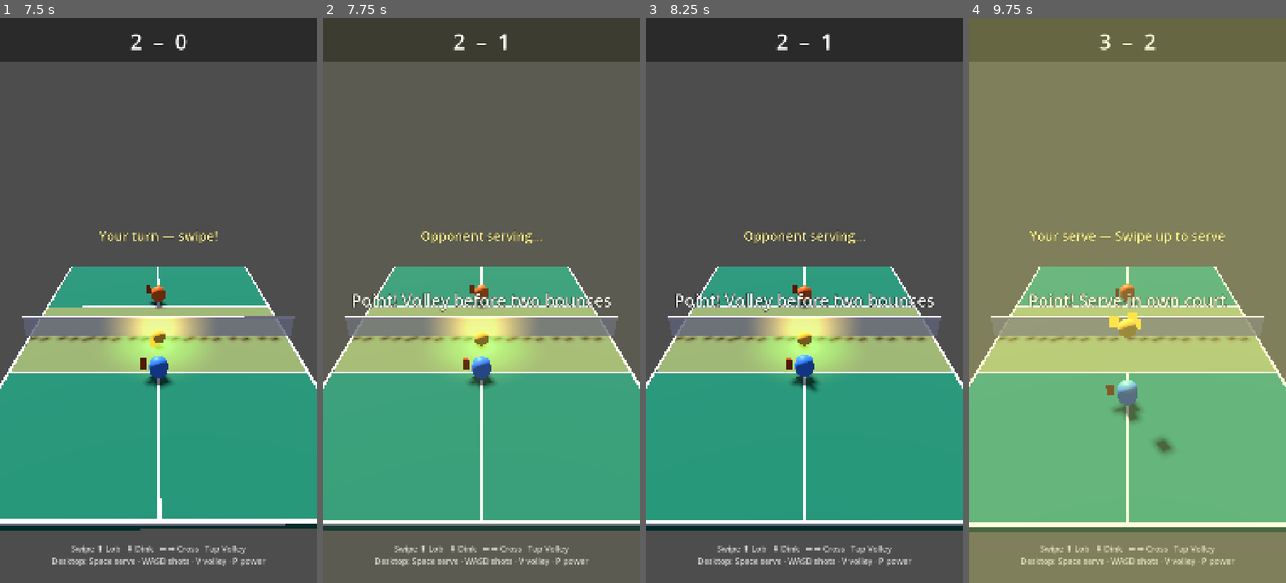
Above: before the commit, frames 1-4 (left to right).
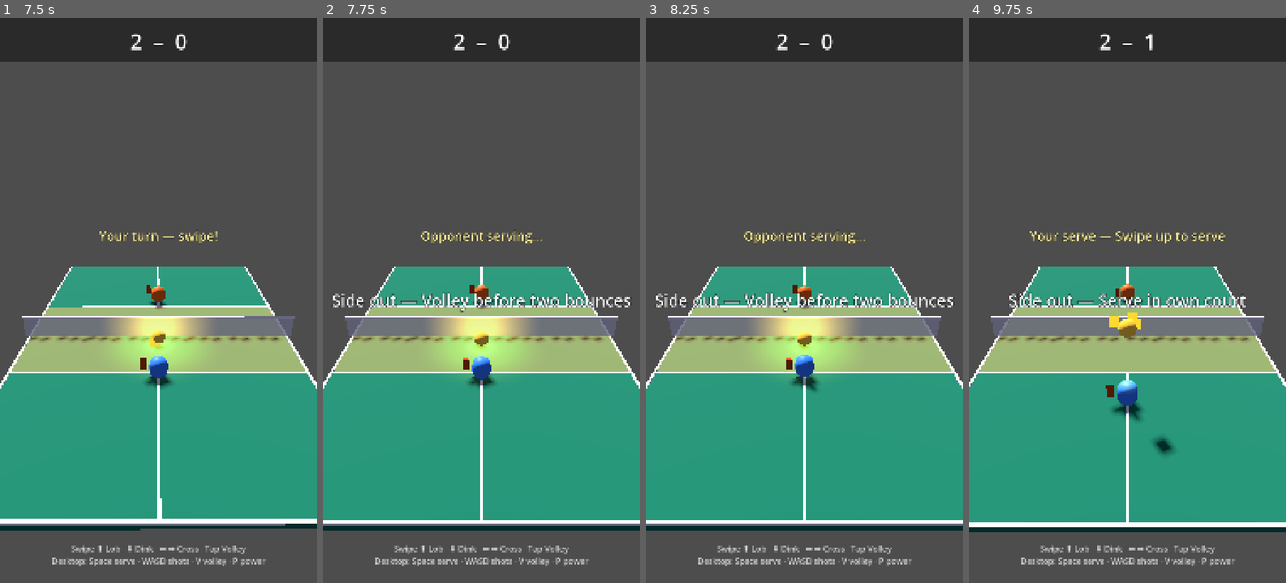
Above: after the commit, the same moments.

Repository: altafhssn/pickleball
Game: Godot game, scene res://scenes/Main.tscn
Same seed, same stepped clock (60 frames per second), same inputs: the game is played once before the commit and once after it.
Inputs (mouse positions are in pixels of both pictures, inside the frame that each line leads up to):
- Up to frame 1 (7.5 s): click "▶ Quick Match" at 0.5 s; tap Enter at 1.25 s; move the mouse to (228, 272) at 1.27 s; hold Right 1.28-2 s; tap V every 1.5 s from 1.35 to 7.35 s; click (228, 272) at 1.42 s; tap Space at 1.52, 4.52 s; drag from (95, 328) to (142, 413) at 2.02 s; move the mouse to (190, 176) at 2.77 s; hold Right 2.78-3.5 s; drag from (142, 413) to (63, 215) at 3.52 s; move the mouse to (253, 385) at 4.27 s; hold Left 4.28-5 s; drag from (63, 215) to (110, 159) at 5.02 s; move the mouse to (174, 300) at 5.77 s; hold Down 5.78-6.5 s; click (174, 300) at 5.92 s; drag from (110, 159) to (95, 328) at 6.52 s; move the mouse to (228, 272) at 7.27 s; hold Up from 7.28 s (still down)
- Up to frame 2 (7.75 s): keep holding Up; tap Space at 7.52 s
- Up to frame 3 (8.25 s): release Up at 8 s; drag from (741, 328) to (788, 413) at 8.02 s
- Up to frame 4 (9.75 s): move the mouse to (1159, 176) at 8.77 s; hold Down 8.78-9.5 s; tap V at 8.85 s; drag from (1111, 413) to (1032, 215) at 9.52 s

Frame 1 is identical in both runs. In frame 2, 1.6% of the frame differs, in the area x 2-98%, y 2-53%; in frame 3, 1.5%; in frame 4, 99%, in the area x 0-100%, y 0-100%.

Commit message:
[rules] Side-out scoring for singles
Previously every rally awarded a point to the winner (rally scoring).
Real recreational pickleball is side-out: only the serving side can
score. If the receiver wins the rally, no point — the serve just
transfers ("side out").

MatchManager:
- award_point_from_rally now routes: winner == current_server →
  _award_point (1 point, server alternates court based on parity of
  their new score); else → _handle_side_out (serve transfers to
  receiver, no point, side determined by receiver's score parity).
- New side_out signal so Main can announce + queue next serve
  without the score-update path.
- is_doubles branch keeps the old rally-scoring behavior for now —
  doubles needs first/second-server numbering (still a TODO).

Main:
- Connect side_out → _on_side_out: announce "Side out — <reason>",
  short pause, then queue the new server's first serve.

Co-Authored-By: Claude Opus 4.7 <noreply@anthropic.com>

Diff:
--- a/scripts/Main.gd
+++ b/scripts/Main.gd
@@ -73,6 +73,7 @@
 	EventBus.drag_detected.connect(_on_drag)
 	ai_manager.ai_shot_selected.connect(_on_ai_shot_selected)
 	match_manager.point_awarded.connect(_on_point_awarded)
+	match_manager.side_out.connect(_on_side_out)
 	match_manager.serve_ready.connect(_on_serve_ready)
 	match_manager.match_over.connect(_on_match_over)
 	doubles_manager.point_awarded.connect(_on_doubles_point_awarded)
@@ -892,6 +893,16 @@
 		game_state.transition_to(GameStateRef.State.SERVE_WAIT)
 		_on_serve_ready(scorer_id, 0)
 
+func _on_side_out(new_server_id: int, reason: String) -> void:
+	# Side-out: receiver wins the rally, serve transfers, no point awarded.
+	rally_active = false
+	hud.show_message("Side out — " + reason)
+	await get_tree().create_timer(1.5).timeout
+	if not match_manager.match_complete:
+		_reset_rally()
+		game_state.transition_to(GameStateRef.State.SERVE_WAIT)
+		_on_serve_ready(new_server_id, match_manager.current_serve_side)
+
 func _on_match_over(winner_id: int, final_scores: Array) -> void:
 	var player_won = winner_id == 0
 	var msg = "You win!" if player_won else "Opponent wins!"
--- a/scripts/MatchManager.gd
+++ b/scripts/MatchManager.gd
@@ -24,6 +24,7 @@
 # Signals
 signal serve_ready(server_id: int, side: int)
 signal point_awarded(scorer_id: int, reason: String)
+signal side_out(new_server_id: int, reason: String)   # Side-out: serve transfers, no point
 signal match_over(winner_id: int, final_scores: Array)
 signal fault_declared(player_id: int, reason: String)
 
@@ -101,8 +102,19 @@
 	hits_in_rally += 1
 
 func award_point_from_rally(loser_id: int, reason: String = "Rally lost") -> void:
-	var winner_id_calc: int = 1 if loser_id == 0 else 0
-	_award_point(winner_id_calc, reason)
+	# Singles side-out scoring: only the serving side can score. If the
+	# server wins the rally → 1 point + same server alternates court. If
+	# the server loses → side out, serve transfers, no point.
+	# Doubles still uses rally scoring via DoublesManager.
+	var winner_id: int = 1 if loser_id == 0 else 0
+	if is_doubles:
+		# Doubles path retained for compatibility with DoublesManager.
+		_award_point(winner_id, reason)
+		return
+	if winner_id == current_server:
+		_award_point(winner_id, reason)
+	else:
+		_handle_side_out(winner_id, reason)
 
 func _award_point(scorer_id: int, reason: String = "") -> void:
 	player_scores[scorer_id] += 1
@@ -116,9 +128,22 @@
 			_end_match(scorer_id)
 			return
 
-	# Switch server after losing a point (in traditional scoring)
-	# In rally scoring, the scorer serves next
-	current_server = scorer_id
+	# Side-out scoring: server stays the same and alternates court each point
+	# (right court on even score, left on odd). Doubles falls back to the
+	# previous rally-scoring behavior (winner serves next).
+	if is_doubles:
+		current_server = scorer_id
+	else:
+		current_server = scorer_id
+		current_serve_side = 1 if player_scores[scorer_id] % 2 == 1 else 0
+	_prepare_serve()
+
+func _handle_side_out(new_server_id: int, reason: String) -> void:
+	# Receiver won the rally — no point awarded, serve transfers.
+	# Their score determines starting court (right = even, left = odd).
+	current_server = new_server_id
+	current_serve_side = 1 if player_scores[new_server_id] % 2 == 1 else 0
+	side_out.emit(new_server_id, reason)
 	_prepare_serve()
 
 func _end_match(winner: int) -> void:
